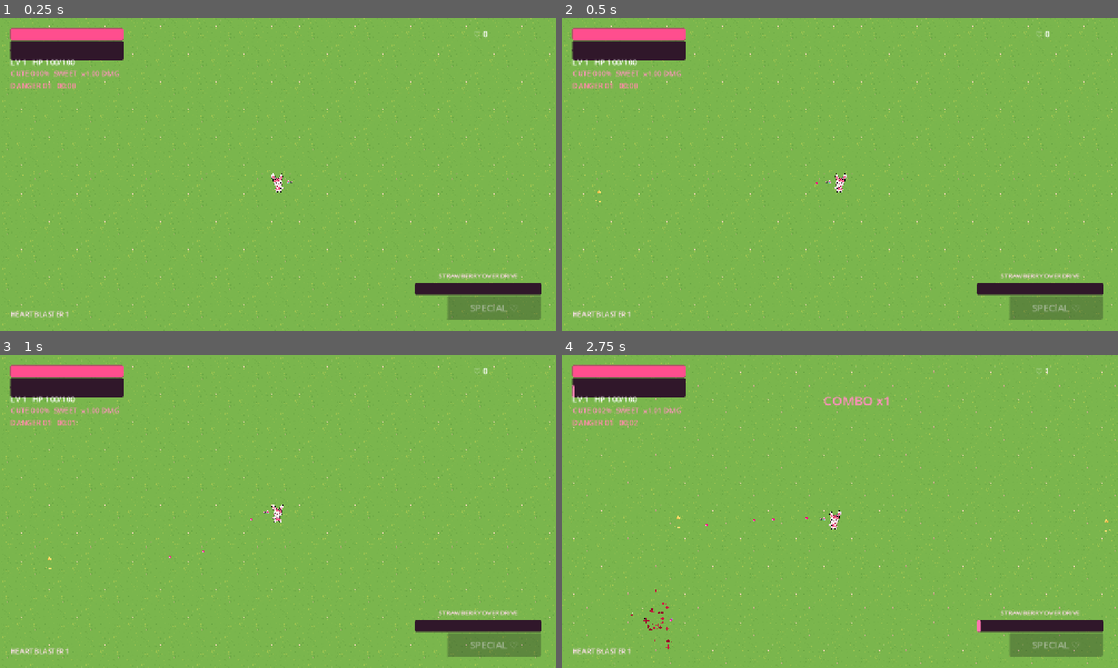
Above: before the commit, frames 1-4 (two rows, left to right).
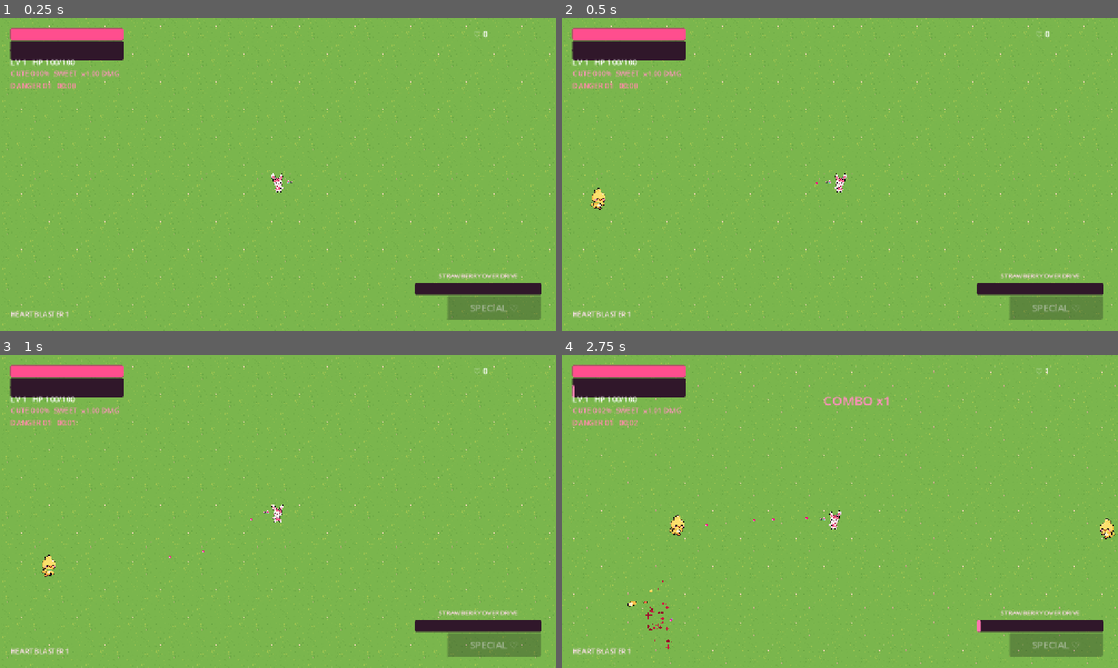
Above: after the commit, the same moments.

Repository: ramonsamagaio/cutecuterampage
Game: Godot game, scene res://scenes/Main.tscn
Same seed, same stepped clock (60 frames per second), same inputs: the game is played once before the commit and once after it.
Inputs (mouse positions are in pixels of both pictures, inside the frame that each line leads up to):
- Up to frame 1 (0.25 s): no input
- Up to frame 2 (0.5 s): no input
- Up to frame 3 (1 s): tap Enter at 0.5 s; move the mouse to (250, 574) at 0.52 s; hold Up (ui_up) from 0.53 s (still down); tap Shift at 0.6 s; tap Space at 0.77 s
- Up to frame 4 (2.75 s): move the mouse to (1006, 558) at 1.27 s; tap Shift at 1.35, 2.1 s; tap Space at 1.52 s; move the mouse to (673, 464) at 2.02 s; release Up (ui_up) at 2.03 s; hold Left (ui_left) from 2.03 s (still down)

Frame 1 is identical in both runs. In frame 2, 0.1% of the frame differs, in the area x 5-8%, y 54-62%; in frame 3, 0.1%; in frame 4, 0.3%, in the area x 11-100%, y 51-86%.

Commit message:
fix: assemble enemy layers from shared registered canvases

Diff:
--- a/scripts/actors/enemy.gd
+++ b/scripts/actors/enemy.gd
@@ -29,6 +29,8 @@
 var _leg_l: CutoutArtPart
 var _leg_r: CutoutArtPart
 var _tail_art: CutoutArtPart
+
+const REGISTERED_ENEMY_CANVAS: Vector2 = Vector2(36.0, 41.0)
 
 func _ready() -> void:
 	add_to_group("enemy")
@@ -97,27 +99,29 @@
 			_base_modulate = Color(1.0, 0.88, 0.96, 1.0)
 
 func _build_parts() -> void:
+	# All Photoshop-exported layers of a character share one source canvas. Keep every
+	# layer at the same origin and same display scale so they assemble exactly as authored.
 	if enemy_kind == "pig":
-		_head_art = _add_art_part("res://assets/enemy/porco_cabeca.png", Vector2(15, 12), Vector2(0, -6), Vector2(0.5, 0.60), 2)
-		_add_art_part("res://assets/enemy/porco_corpo.png", Vector2(12, 11), Vector2(0, 4), Vector2(0.5, 0.45), 0)
-		_arm_l = _add_art_part("res://assets/enemy/porco_maoesq.png", Vector2(5, 6), Vector2(-6, 1), Vector2(0.55, 0.18), 1)
-		_arm_r = _add_art_part("res://assets/enemy/MaoDir.png", Vector2(5, 6), Vector2(6, 1), Vector2(0.45, 0.18), 1)
-		_leg_l = _add_art_part("res://assets/enemy/PernsEsq.png", Vector2(5, 5), Vector2(-3, 9), Vector2(0.5, 0.10), -1)
-		_leg_r = _add_art_part("res://assets/enemy/porco_pernadir.png", Vector2(5, 5), Vector2(3, 9), Vector2(0.5, 0.10), -1)
+		_head_art = _add_registered_part("res://assets/enemy/porco_cabeca.png", 2)
+		_add_registered_part("res://assets/enemy/porco_corpo.png", 0)
+		_arm_l = _add_registered_part("res://assets/enemy/porco_maoesq.png", 1)
+		_arm_r = _add_registered_part("res://assets/enemy/MaoDir.png", 1)
+		_leg_l = _add_registered_part("res://assets/enemy/PernsEsq.png", -1)
+		_leg_r = _add_registered_part("res://assets/enemy/porco_pernadir.png", -1)
 	else:
-		_head_art = _add_art_part("res://assets/enemy/Pinto_cabeca.png", Vector2(13, 11), Vector2(0, -6), Vector2(0.5, 0.62), 2)
-		_add_art_part("res://assets/enemy/pinto_corpo.png", Vector2(10, 10), Vector2(0, 3), Vector2(0.5, 0.42), 0)
-		_arm_l = _add_art_part("res://assets/enemy/Pinto_Maoesq.png", Vector2(4, 5), Vector2(-5, 0), Vector2(0.55, 0.18), 1)
-		_arm_r = _add_art_part("res://assets/enemy/pinto_maodir.png", Vector2(4, 5), Vector2(5, 0), Vector2(0.45, 0.18), 1)
-		_leg_l = _add_art_part("res://assets/enemy/pinto_peEsq.png", Vector2(4, 4), Vector2(-3, 8), Vector2(0.5, 0.10), -1)
-		_leg_r = _add_art_part("res://assets/enemy/Pinto_PeDir.png", Vector2(4, 4), Vector2(3, 8), Vector2(0.5, 0.10), -1)
-		_tail_art = _add_art_part("res://assets/enemy/Pinto_rabinho.png", Vector2(4, 4), Vector2(-5, 4), Vector2(0.5, 0.5), -2)
-
-func _add_art_part(path: String, size: Vector2, local_pos: Vector2, pivot: Vector2, layer: int) -> CutoutArtPart:
+		_head_art = _add_registered_part("res://assets/enemy/Pinto_cabeca.png", 2)
+		_add_registered_part("res://assets/enemy/pinto_corpo.png", 0)
+		_arm_l = _add_registered_part("res://assets/enemy/Pinto_Maoesq.png", 1)
+		_arm_r = _add_registered_part("res://assets/enemy/pinto_maodir.png", 1)
+		_leg_l = _add_registered_part("res://assets/enemy/pinto_peEsq.png", -1)
+		_leg_r = _add_registered_part("res://assets/enemy/Pinto_PeDir.png", -1)
+		_tail_art = _add_registered_part("res://assets/enemy/Pinto_rabinho.png", -2)
+
+func _add_registered_part(path: String, layer: int) -> CutoutArtPart:
 	var part: CutoutArtPart = CutoutArtPart.new()
-	part.position = local_pos
+	part.position = Vector2.ZERO
 	part.art_z_index = layer
-	part.configure(path, size, pivot)
+	part.configure(path, REGISTERED_ENEMY_CANVAS, Vector2(0.5, 0.5))
 	visual.add_child(part)
 	parts.append(part)
 	return part
@@ -140,7 +144,7 @@
 		visual.scale.x = absf(visual.scale.x) * signf(velocity.x)
 	_animate_parts(delta)
 
-	if distance < 23.0 and attack_cooldown <= 0.0:
+	if distance < 31.0 and attack_cooldown <= 0.0:
 		var impact_multiplier: float = 1.55 if archetype == "charger" and _charge_active > 0.0 else 1.0
 		player_node.call("take_damage", contact_damage * impact_multiplier)
 		attack_cooldown = 0.9
@@ -148,13 +152,17 @@
 func _animate_parts(delta: float) -> void:
 	_anim_phase = fmod(_anim_phase + delta * (7.0 + move_speed * 0.018), TAU)
 	var swing: float = sin(_anim_phase)
-	visual.position.y = -roundf(absf(sin(_anim_phase * 2.0)) * 0.8)
-	if is_instance_valid(_head_art): _head_art.rotation = swing * 0.018
-	if is_instance_valid(_arm_l): _arm_l.rotation = swing * 0.16
-	if is_instance_valid(_arm_r): _arm_r.rotation = -swing * 0.16
-	if is_instance_valid(_leg_l): _leg_l.rotation = -swing * 0.08
-	if is_instance_valid(_leg_r): _leg_r.rotation = swing * 0.08
-	if is_instance_valid(_tail_art): _tail_art.rotation = sin(_anim_phase - 0.7) * 0.18
+	var step: float = 1.0 if swing >= 0.0 else -1.0
+	visual.position.y = -roundf(absf(sin(_anim_phase * 2.0)) * 1.0)
+
+	# Registered full-canvas layers should not rotate around the canvas center. Tiny
+	# integer-like translations preserve the Photoshop assembly while adding motion.
+	if is_instance_valid(_head_art): _head_art.position = Vector2(0.0, -1.0 if absf(swing) > 0.72 else 0.0)
+	if is_instance_valid(_arm_l): _arm_l.position = Vector2(0.0, step)
+	if is_instance_valid(_arm_r): _arm_r.position = Vector2(0.0, -step)
+	if is_instance_valid(_leg_l): _leg_l.position = Vector2(0.0, -1.0 if step > 0.0 else 0.0)
+	if is_instance_valid(_leg_r): _leg_r.position = Vector2(0.0, -1.0 if step < 0.0 else 0.0)
+	if is_instance_valid(_tail_art): _tail_art.position = Vector2(-1.0 if swing > 0.35 else 0.0, 0.0)
 
 func _move_shooter(delta: float, to_player: Vector2, distance: float) -> void:
 	visual.modulate = _base_modulate
@@ -225,7 +233,7 @@
 				force_dir = Vector2.RIGHT.rotated(randf() * TAU)
 			force_dir = force_dir.rotated(randf_range(-0.9, 0.9))
 			var scaled_size: Vector2 = chunk_part.target_size * absf(visual.scale.x)
-			blood_node.call("spawn_art_chunk", chunk_part.global_position, chunk_part.texture_path, scaled_size, force_dir * randf_range(65.0, 125.0))
+			blood_node.call("spawn_art_chunk", global_position, chunk_part.texture_path, scaled_size, force_dir * randf_range(65.0, 125.0))
 	if elite and elite_affix == "volatile":
 		var game_node: Node = get_tree().get_first_node_in_group("game")
 		if game_node != null:
